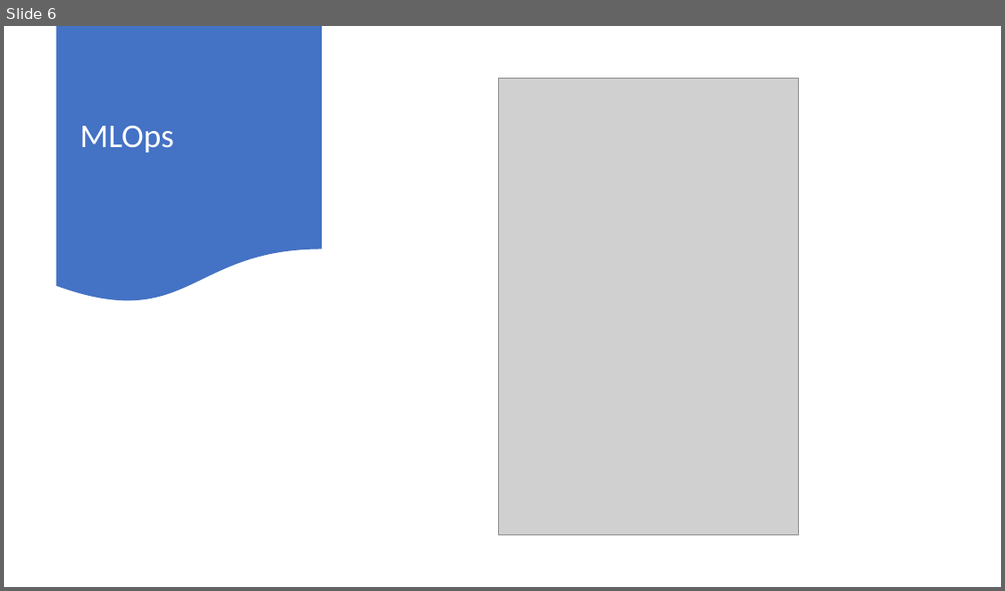
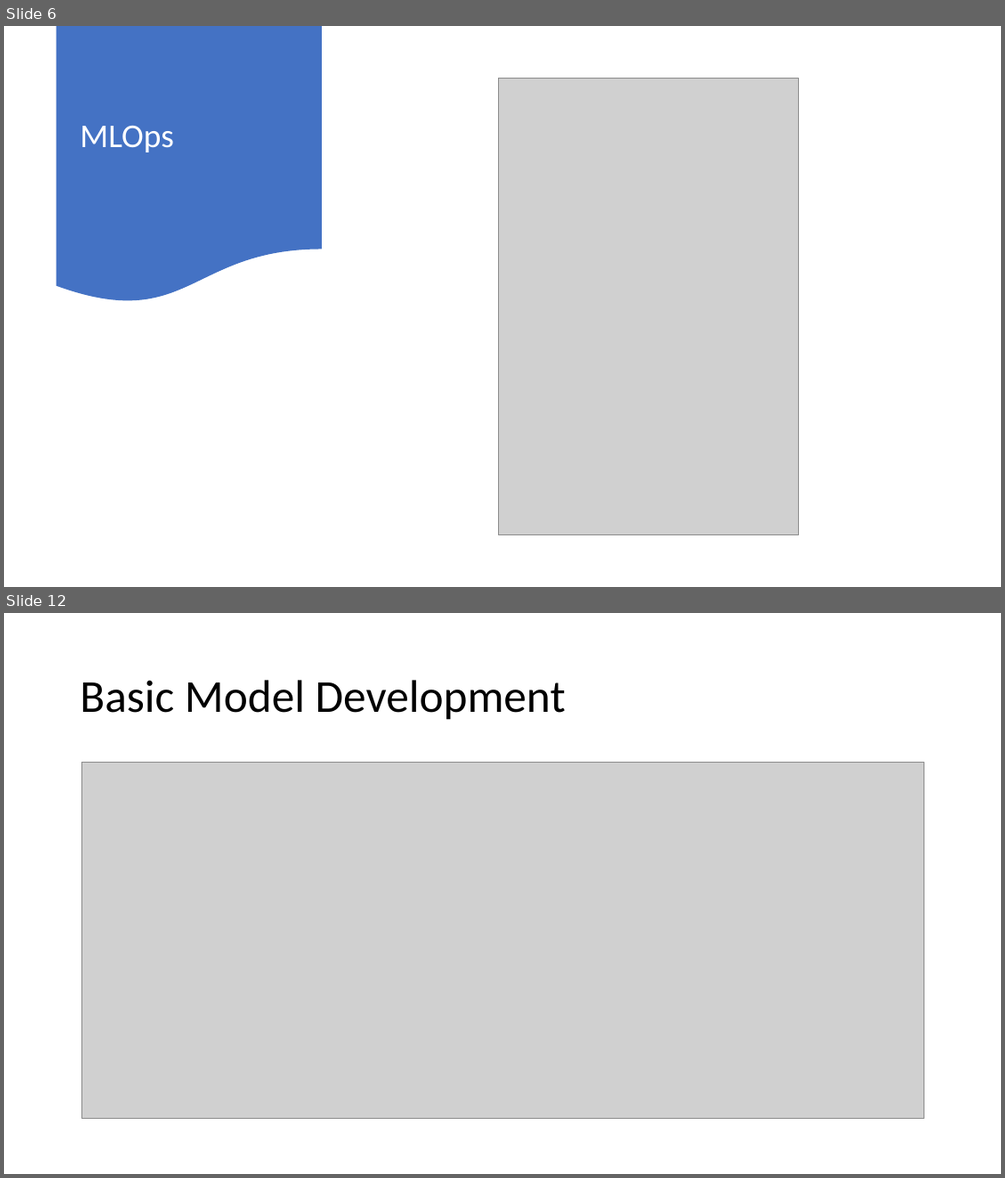
Before and after one commit to memasanz/AMLHackathonWithMLOps, a slide deck: Architecture/Simplify MLOps for Everyone.pptx. Shown one above the other, each under a label of ours: slide 6 before the commit, slides 6 and 12 after it; the slides between them are not shown. The pictures are 1005x591 and 1005x1178 pixels, drawn with LibreOffice and Linux fonts; fonts in the diff are those of the drawing; grey boxes stand for pictures. Boxes give left, top, right and bottom in pixels: in the first picture for what was removed or moved away, otherwise in the second. Text is boxed around its words. In the diff, an @@ line names an element or a change of style, - is before the commit and + after.

```diff
--- a/Architecture/Simplify MLOps for Everyone.pptx
+++ b/Architecture/Simplify MLOps for Everyone.pptx
@@ slide 12 added at (x1=4, y1=613, x2=1001, y2=1174), background #FFFFFF @@
@@ title added at (x1=80, y1=680, x2=566, y2=720), 44 pt, text #000000 @@
+Basic Model Development
@@ picture added at (x1=81, y1=763, x2=923, y2=1119) @@
```
Also in this commit, not shown: 7 other slides added.
